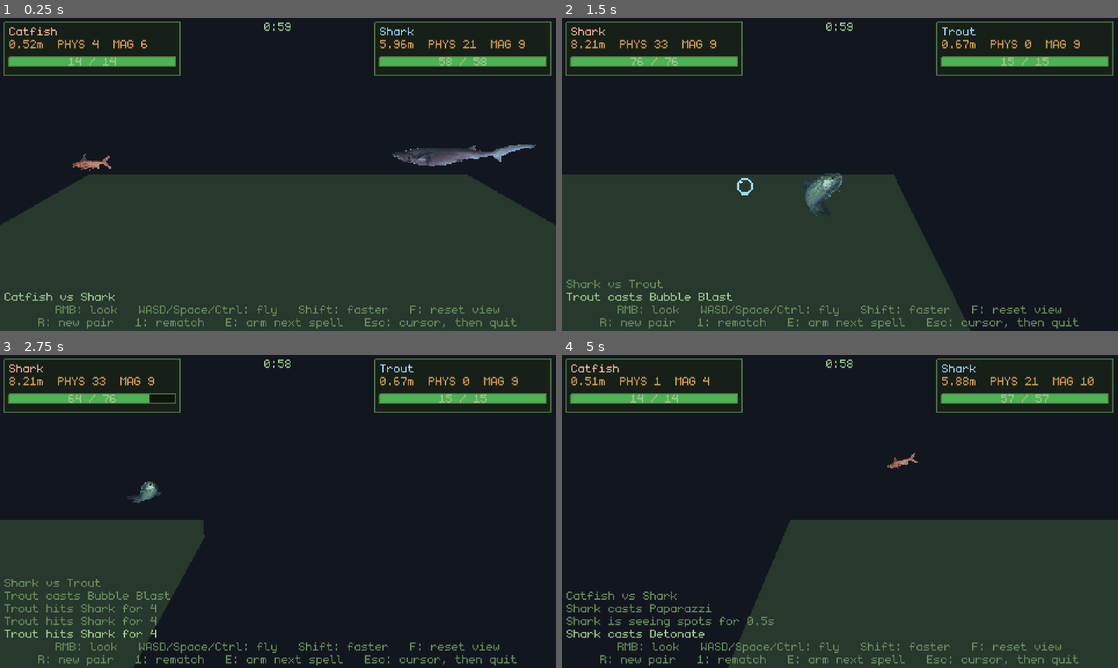
Above: before the commit, frames 1-4 (two rows, left to right).
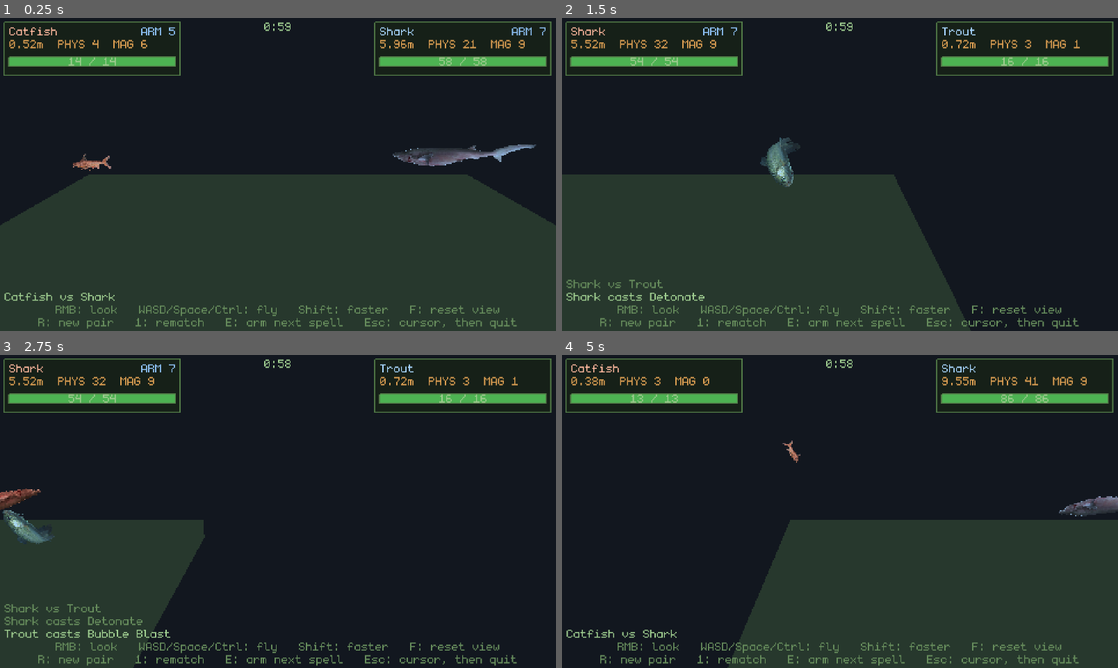
Above: after the commit, the same moments.

Repository: poissew/fishing-game
Game: Godot game, scene res://dev/TestArena.tscn
The game is run twice, just before and just after one commit, with the same random seed, the same clock (stepped at 60 frames per second) and the same inputs. This scene is started directly instead of the project's main scene. The engine's default icon, where the game draws it, is replaced by a stand-in: a white triangle on a blue panel in a dark square.
Inputs (mouse positions are in pixels of both pictures, inside the frame that each line leads up to):
- Up to frame 1 (0.25 s): no input
- Up to frame 2 (1.5 s): tap Enter (ui_accept) at 0.5, 0.77 s; move the mouse to (962, 158) at 0.52 s; hold D (right) 0.53-1.25 s; hold E (interact) 0.53-1.25 s; click (962, 158) at 0.67 s; drag from (728, 190) to (812, 237) at 1.27 s
- Up to frame 3 (2.75 s): move the mouse to (333, 442) at 2.02 s; hold D (right) from 2.03 s (still down); tap Space at 2.1 s
- Up to frame 4 (5 s): release D (right) at 2.75 s; drag from (812, 574) to (673, 464) at 2.77 s; move the mouse to (1006, 558) at 3.52 s; hold A (left) 3.53-4.25 s; hold Shift 3.53-4.25 s; tap Enter (ui_accept) at 3.77 s; drag from (673, 464) to (756, 433) at 4.27 s

The runs differ from the first frame. In frame 1, 0.1% of the frame differs, in the area x 25-99%, y 2-6%; in frame 2, 1.5%; in frame 3, 2.4%, in the area x 0-94%, y 2-91%; in frame 4, 1.9%.

Commit message:
feat: added sandbag spell

Diff:
--- a/classes/battle_fish.gd
+++ b/classes/battle_fish.gd
@@ -225,6 +225,8 @@
 var _coward: CowardSpellData = null
 ## Its BoxerSpellData, likewise: the one that moves its magic into its fists.
 var _boxer: BoxerSpellData = null
+## And its ArmourSpellData: the one that takes the edge off a punch.
+var _armour: ArmourSpellData = null
 
 ## The volley a spell left running: what there is still to fire, at what, and
 ## how long the fish hangs there before gravity gets it back.
@@ -289,6 +291,7 @@
 func _read_passives() -> void:
 	_coward = null
 	_boxer = null
+	_armour = null
 	if fish == null:
 		return
 	for spell in fish.spells:
@@ -300,6 +303,9 @@
 		var boxer := spell.data as BoxerSpellData
 		if boxer != null:
 			_boxer = boxer
+		var armour := spell.data as ArmourSpellData
+		if armour != null:
+			_armour = armour
 
 ## Reads the size, weight and icon off the fish and builds the body out of them.
 func _apply_fish() -> void:
@@ -382,6 +388,15 @@
 		return maxi(0, int(round(fish.magic_dmg * _boxer.magic_scale)))
 	return fish.magic_dmg
 
+## What this fish takes off every physical hit before it lands. 0 for anything
+## not carrying armour, and worked out from magic_dmg() rather than the fish's
+## own stat - so a boxer, having already spent its magic on its fists, keeps
+## only the flat part of it.
+func physical_reduction() -> int:
+	if _armour == null:
+		return 0
+	return _armour.reduction(magic_dmg())
+
 ## The stat a spell of this type scales off, as this body reckons it. Every cast
 ## goes through here rather than reading the FishInstance, so a passive that
 ## rearranges what a fish's stats mean reaches its spells as well as its touches
@@ -398,10 +413,10 @@
 
 ## Takes `amount` off the bound fish and returns what it actually lost. This is
 ## the way every touch gets applied; the shove is away from the fish that landed
-## it.
+## it, and the damage is physical, which is the kind armour is any use against.
 func take_damage(amount: int, from: BattleFish = null) -> int:
 	var origin := from.global_position if from != null and is_instance_valid(from) else NO_ORIGIN
-	return _apply_damage(amount, from, origin, 1.0)
+	return _apply_damage(amount, from, origin, 1.0, true)
 
 ## Drives this fish into the floor and takes health off it. The shove is
 ## straight down rather than away from anything, and the damage itself carries
@@ -410,10 +425,11 @@
 ##
 ## A fish already on the floor simply takes the damage: the impulse has nowhere
 ## to put it.
-func slam_down(amount: int, slam_scale: float, from: BattleFish = null) -> int:
+func slam_down(amount: int, slam_scale: float, from: BattleFish = null,
+		physical := false) -> int:
 	if not is_alive():
 		return 0
-	var dealt := _apply_damage(amount, from, NO_ORIGIN, 0.0)
+	var dealt := _apply_damage(amount, from, NO_ORIGIN, 0.0, physical)
 	_shove(Vector3.DOWN, amount, slam_scale, 0.0)
 	return dealt
 
@@ -421,30 +437,37 @@
 ## something it is already under. `from` is still credited with it, so a health
 ## bar and a battle log can name whoever started it, but the fish is not shoved:
 ## there is no direction for a tick of damage to have come from.
-func take_tick_damage(amount: int, from: BattleFish = null) -> int:
-	return _apply_damage(amount, from, NO_ORIGIN, 0.0)
+func take_tick_damage(amount: int, from: BattleFish = null, physical := false) -> int:
+	return _apply_damage(amount, from, NO_ORIGIN, 0.0, physical)
 
 ## Damage from a point in the world rather than from a fish - a spell's blast.
 ## The shove is outwards from `origin`, so everything caught is thrown away from
 ## the explosion instead of away from whoever set it off, and `knockback_scale`
 ## is how much harder than a touch of the same size it throws.
 func take_blast(amount: int, origin: Vector3, knockback_scale: float = 1.0,
-		from: BattleFish = null) -> int:
-	return _apply_damage(amount, from, origin, knockback_scale)
+		from: BattleFish = null, physical := false) -> int:
+	return _apply_damage(amount, from, origin, knockback_scale, physical)
 
 ## The one place health actually comes off. `origin` is what the fish is shoved
-## away from, NO_ORIGIN for damage that should not move it at all.
+## away from, NO_ORIGIN for damage that should not move it at all, and
+## `physical` says whether armour gets a say in it.
 func _apply_damage(amount: int, from: BattleFish, origin: Vector3,
-		knockback_scale: float) -> int:
+		knockback_scale: float, physical := false) -> int:
 	if not is_alive():
 		return 0
-	var dealt := fish.take_damage(amount)
+	# Armour comes off what the hit is worth, never off what it shoves with: a
+	# sandbagged fish is harder to hurt, not harder to move, and one that shrugs
+	# a touch off entirely still gets knocked about by it.
+	var landed := amount
+	if physical:
+		landed = maxi(0, landed - physical_reduction())
+	var dealt := fish.take_damage(landed)
+	# Knocked back by the size of the hit, not by the health it managed to take
+	# off: a killing blow shoves just as hard when the fish had one point left
+	# as when it had all of them, and a fully absorbed one shoves all the same.
+	_knock_back(amount, origin, knockback_scale)
 	if dealt > 0:
 		_flash_left = HIT_FLASH
-		# Knocked back by the size of the hit, not by the health it managed to
-		# take off: a killing blow shoves just as hard when the fish had one
-		# point left as when it had all of them.
-		_knock_back(amount, origin, knockback_scale)
 		took_damage.emit(dealt, from)
 	return dealt
 
@@ -768,7 +791,7 @@
 	while _dot_ticks > 0 and _dot_timer <= 0.0:
 		_dot_ticks -= 1
 		_dot_timer += interval
-		var dealt := take_tick_damage(_dot_damage, _dot_source)
+		var dealt := take_tick_damage(_dot_damage, _dot_source, not _dot.is_magical())
 		if dealt > 0 and _dot_source != null and is_instance_valid(_dot_source):
 			_dot_source.report_indirect_damage(self, dealt)
 		# The tick that kills clears the effect on its way out - see
@@ -887,7 +910,7 @@
 	if damage == SpellInstance.NOT_READY:
 		return
 	cast_spell.emit(spell.data, target)
-	var dealt := target.slam_down(damage, slam.slam_scale, self)
+	var dealt := target.slam_down(damage, slam.slam_scale, self, not slam.is_magical())
 	if dealt > 0:
 		dealt_damage.emit(target, dealt)
 
@@ -1050,7 +1073,8 @@
 		var distance := target.global_position.distance_to(origin)
 		if distance > spell.radius:
 			continue
-		var dealt := target.take_blast(damage, origin, spell.knockback_at(distance), self)
+		var dealt := target.take_blast(damage, origin, spell.knockback_at(distance),
+			self, not spell.is_magical())
 		if dealt > 0:
 			dealt_damage.emit(target, dealt)
 
--- a/classes/fish_data.gd
+++ b/classes/fish_data.gd
@@ -12,6 +12,7 @@
 	preload("res://data/spells/ground_slam.tres"),
 	preload("res://data/spells/paparazzi.tres"),
 	preload("res://data/spells/boxer.tres"),
+	preload("res://data/spells/sandbag.tres"),
 ]
 
 enum Rarity {
--- /dev/null
+++ b/classes/spells/armour_spell_data.gd
@@ -0,0 +1,30 @@
+## A passive that takes the edge off a punch: every physical hit this fish takes
+## is worth `flat` plus `per_power` of its own magic damage less than it would
+## have been, to a minimum of nothing at all.
+##
+## Only **physical** damage. A spell's damage goes past it untouched unless that
+## spell is itself PHYSICAL, and so does the arena's own sudden-death drain -
+## there would be no point in a clock that armour could sit out.
+##
+## The magic half is what makes it a spell and not a stat: it is worth most on a
+## fish that had magic to spare. A fish carrying Boxer as well has already spent
+## that magic on its fists, so it keeps only the flat part - which is the same
+## trade made twice, and reads exactly as it should.
+class_name ArmourSpellData
+extends SpellData
+
+@export_category("Armour")
+## Taken off every physical hit before anything else.
+@export var flat: float = 3.0
+## And this much of the fish's magic damage on top, per point.
+@export var per_power: float = 0.5
+
+## How much this fish shrugs off, for a given magic damage. Rounded once at the
+## end, so 3 + 0.5 * 9 is 8 rather than 7.
+func reduction(magic_power: int) -> int:
+	return maxi(0, int(round(flat + magic_power * per_power)))
+
+## Never called - nothing casts a passive - and 0 so that anything totalling up
+## what a fish can do does not count this as damage.
+func compute_damage(_caster_power: int) -> int:
+	return 0
--- a/classes/spells/spell_bubble.gd
+++ b/classes/spells/spell_bubble.gd
@@ -78,7 +78,7 @@
 	if target == null:
 		return
 	var dealt := target.take_blast(_damage, global_position, _spell.knockback_scale,
-		_caster if is_instance_valid(_caster) else null)
+		_caster if is_instance_valid(_caster) else null, not _spell.is_magical())
 	if dealt > 0:
 		hit_fish.emit(target, dealt)
 	queue_free()
--- /dev/null
+++ b/data/spells/sandbag.tres
@@ -0,0 +1,11 @@
+[gd_resource type="Resource" script_class="ArmourSpellData" format=3 uid="uid://b7s8iqkeed17w"]
+
+[ext_resource type="Script" uid="uid://d4em15f7i2ln3" path="res://classes/spells/armour_spell_data.gd" id="1_sand"]
+
+[resource]
+script = ExtResource("1_sand")
+flat = 2.0
+name = "Sandbag"
+description = "Takes a punch the way a sack of sand does. Anything thrown at this one lands a good deal softer than it was thrown."
+trigger = 3
+base_power = 0
--- a/dev/arena_hud.gd
+++ b/dev/arena_hud.gd
@@ -27,6 +27,7 @@
 const C_WIN          := Color(0.95, 0.85, 0.40, 1.00)
 const C_DOT          := Color(0.72, 0.45, 0.85, 1.00)
 const C_STUN         := Color(1.00, 0.95, 0.55, 1.00)
+const C_ARMOUR       := Color(0.55, 0.75, 0.95, 1.00)
 const C_CLOCK        := Color(0.62, 0.80, 0.56, 1.00)
 const C_SUDDEN       := Color(0.90, 0.35, 0.30, 1.00)
 
@@ -97,6 +98,11 @@
 	# and both at once the two can touch, which is a dev readout's problem and
 	# not worth a second row.
 	var status_x := at.x + CARD_W - PAD
+	# Armour first, so the permanent tag sits outermost and the news of the
+	# moment - a stun, something ticking - pushes in beside the name.
+	if battler.physical_reduction() > 0:
+		status_x = _draw_status(font, status_x, at.y + PAD + UIFont.CAP_H,
+			"ARM %d" % battler.physical_reduction(), C_ARMOUR)
 	if battler.dot_ticks_left() > 0:
 		status_x = _draw_status(font, status_x, at.y + PAD + UIFont.CAP_H,
 			"DOT %dx%d" % [battler.dot_ticks_left(), battler.dot_damage()], C_DOT)
Not shown, added: classes/spells/armour_spell_data.gd.uid
Not shown, changed: CLAUDE.md
